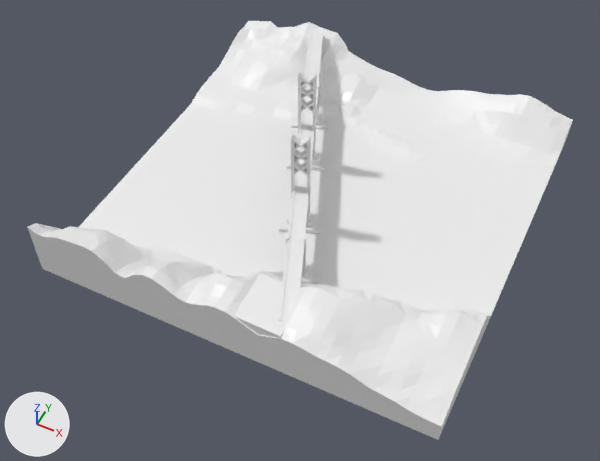
An edit to the FBX model Assets/Objects/25AbrilPonte/25AbrilPonte.fbx, drawn before and after from the same camera.
The view is the same before and after, from a 50 mm camera at (90.9, -184.6, 210.0) aimed at (9.5, -21.9, 6.5). Lighting does not change. The marker at lower left points along +X, +Y and +Z.

Objects in the first picture: 'imagetostl_mesh0'.
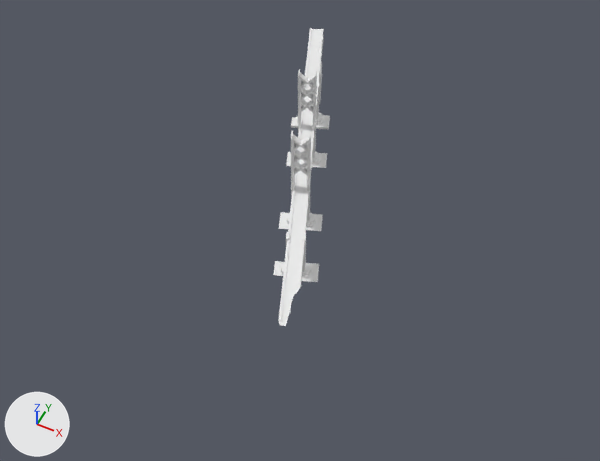
Changed parts and their boxes (x1, y1, x2, y2) in the pictures (600 x 461 px):
'imagetostl_mesh0', reshaped (89% narrower, 29% shorter)
    before: (27, 21, 573, 440)
    after: (273, 28, 330, 326)
part 1 of me_imagetostl_mesh0, deleted
    before: (27, 21, 573, 440)

Patch to the scene script:
```diff
--- a/Assets/Objects/25AbrilPonte/25AbrilPonte.fbx.py
+++ b/Assets/Objects/25AbrilPonte/25AbrilPonte.fbx.py
@@ me_imagetostl_mesh0 @@
 # used by ob_imagetostl_mesh0; location = (0.0, 0.0, 0.0)
-me_imagetostl_mesh0.from_pydata(...)  # 7433 vertices, 16401 faces; spans x -58.0..76.0, y -70.8..69.4, z 3.3..44.0
+me_imagetostl_mesh0.from_pydata(...)  # 6476 vertices, 14270 faces; spans x -28.2..27.6, y -67.4..64.4, z 4.1..44.0
+# me_imagetostl_mesh0 part 1: 957 vertices removed from x -58.0..76.0, y -70.8..69.4, z 3.3..25.0
 me_imagetostl_mesh0.materials.append(mat_mat0)
```
